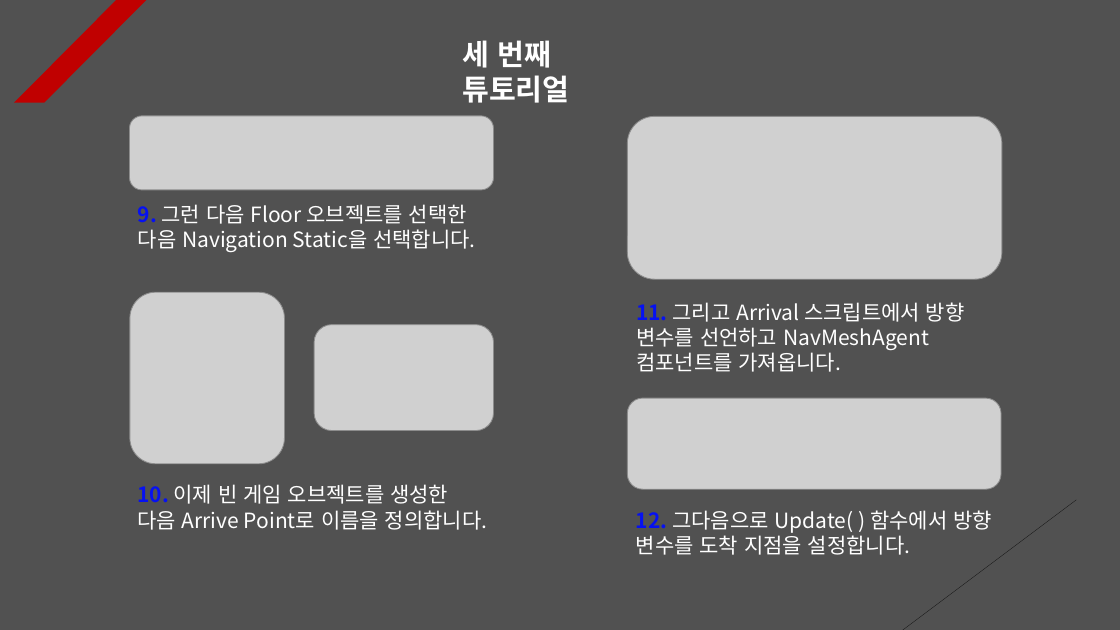
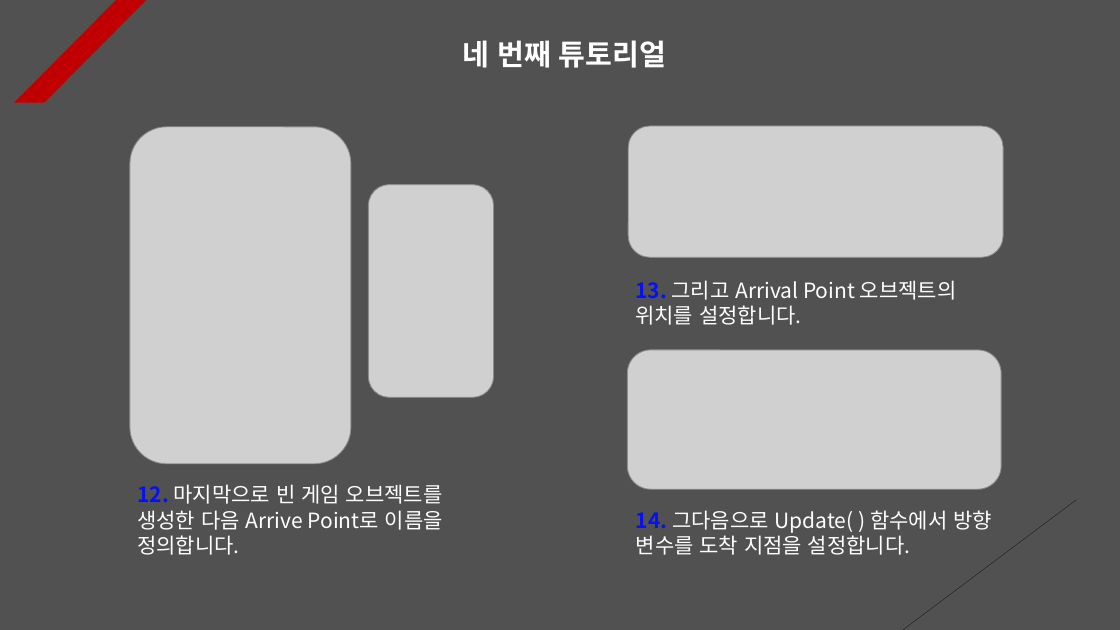
Before and after one commit to Unity2033/3D-UnityEngine, a slide deck: slide 4 of Assets/Class/NavMesh Obstacle/PPT Data/NavMesh Obstacle Example.pptx (slide 3 before the commit). Drawn at 1120x630 pixels with LibreOffice and Linux fonts; fonts in the diff are those of the drawing; grey boxes stand for pictures. Boxes give left, top, right and bottom in pixels: in the first picture for what was removed or moved away, otherwise in the second. Text is boxed around its words. In the diff, an @@ line names an element or a change of style, - is before the commit and + after.

```diff
--- a/Assets/Class/NavMesh Obstacle/PPT Data/NavMesh Obstacle Example.pptx
+++ b/Assets/Class/NavMesh Obstacle/PPT Data/NavMesh Obstacle Example.pptx
@@ text at (x1=462, y1=40, x2=666, y2=68): text changed @@
-세 번째 튜토리얼
+네 번째 튜토리얼
@@ picture removed at (x1=129, y1=116, x2=493, y2=190) @@
@@ picture resized from (x1=130, y1=292, x2=285, y2=464) to (x1=130, y1=127, x2=351, y2=464) @@
@@ picture resized from (x1=628, y1=117, x2=1002, y2=280) to (x1=628, y1=126, x2=1003, y2=257) @@
@@ text removed at (x1=138, y1=204, x2=475, y2=252) @@
-9. 그런 다음 Floor 오브젝트를 선택한 다음 Navigation Static을 선택합니다.
@@ picture added at (x1=369, y1=185, x2=494, y2=397) @@
@@ text at (x1=635, y1=280, x2=957, y2=325): text changed @@
-11. 그리고 Arrival 스크립트에서 방향 변수를 선언하고 NavMeshAgent 컴포넌트를 가져옵니다.
+13. 그리고 Arrival Point 오브젝트의 위치를 설정합니다.
@@ picture removed at (x1=314, y1=324, x2=494, y2=430) @@
@@ picture resized from (x1=628, y1=398, x2=1002, y2=489) to (x1=628, y1=350, x2=1002, y2=490) @@
@@ text at (x1=137, y1=484, x2=443, y2=555): text changed @@
-10. 이제 빈 게임 오브젝트를 생성한 다음 Arrive Point로 이름을 정의합니다.
+12. 마지막으로 빈 게임 오브젝트를 생성한 다음 Arrive Point로 이름을 정의합니다.
@@ text at (x1=636, y1=510, x2=992, y2=555): text changed @@
-12. 그다음으로 Update( ) 함수에서 방향 변수를 도착 지점을 설정합니다.
+14. 그다음으로 Update( ) 함수에서 방향 변수를 도착 지점을 설정합니다.
```
Also in this commit, not shown: 7 other slides changed, 2 slides added, 1 slide removed, 4 other files.
